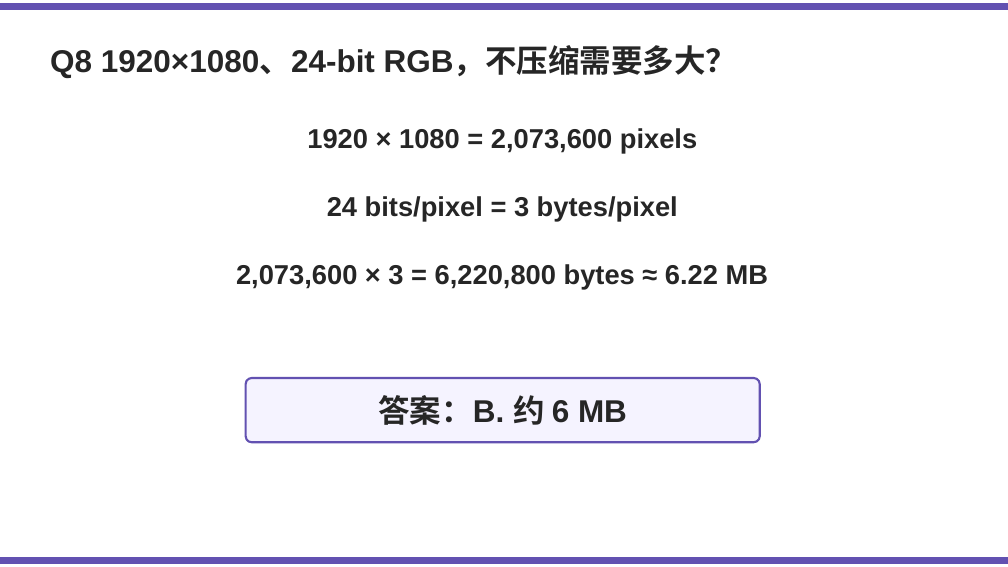
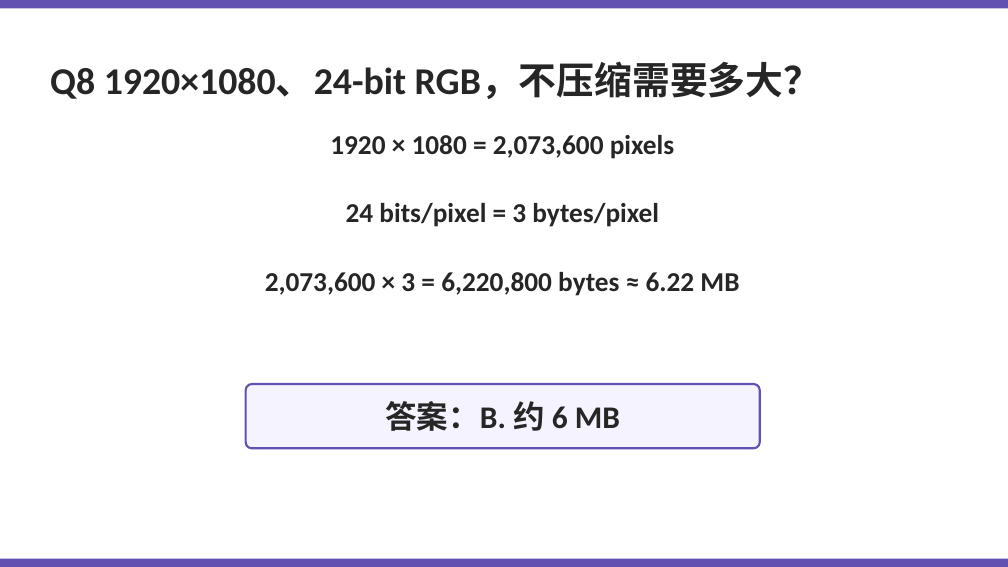
Before and after one commit to Kunonepeng/shtick, a slide deck: slide 22 of 1-2-encoding/1-2-3-image-encoding/image-encoding-v1.pptx. Drawn at 1008x567 pixels with LibreOffice and Linux fonts; fonts in the diff are those of the drawing. Boxes give left, top, right and bottom in pixels: in the first picture for what was removed or moved away, otherwise in the second. Text is boxed around its words. In the diff, an @@ line names an element or a change of style, - is before the commit and + after.

Commit message:
Fix image encoding deck style and lesson status

```diff
--- a/1-2-encoding/1-2-3-image-encoding/image-encoding-v1.pptx
+++ b/1-2-encoding/1-2-3-image-encoding/image-encoding-v1.pptx
@@ rectangle moved from (x1=0, y1=4, x2=1008, y2=10) to (x1=0, y1=0, x2=1008, y2=8) @@
@@ rectangle at (x1=0, y1=0, x2=1008, y2=8): outline #6251B1 1 pt to none @@
@@ text "Q8 1920×1080、24-bit RGB，不压缩需要多大？" moved from (x1=50, y1=47, x2=738, y2=78) to (x1=50, y1=62, x2=822, y2=99) @@
@@ text "Q8 1920×1080、24-bit RGB，不压缩需要多大？" at (x1=50, y1=62, x2=822, y2=99): size 30 to 36 pt, font Arial to Calibri @@
@@ rounded rectangle moved from (x1=246, y1=378, x2=760, y2=442) to (x1=246, y1=384, x2=760, y2=448) @@
@@ font Arial to Calibri in 4 elements at (x1=330, y1=135, x2=675, y2=159), (x1=346, y1=203, x2=659, y2=227), (x1=265, y1=272, x2=739, y2=296), (x1=385, y1=401, x2=620, y2=431) @@
@@ rectangle at (x1=0, y1=559, x2=1008, y2=567): outline #6251B1 1 pt to none @@
@@ rectangle moved from (x1=0, y1=557, x2=1008, y2=563) to (x1=0, y1=559, x2=1008, y2=567) @@
```
Also in this commit, not shown: 25 other slides changed, 2 other files.
